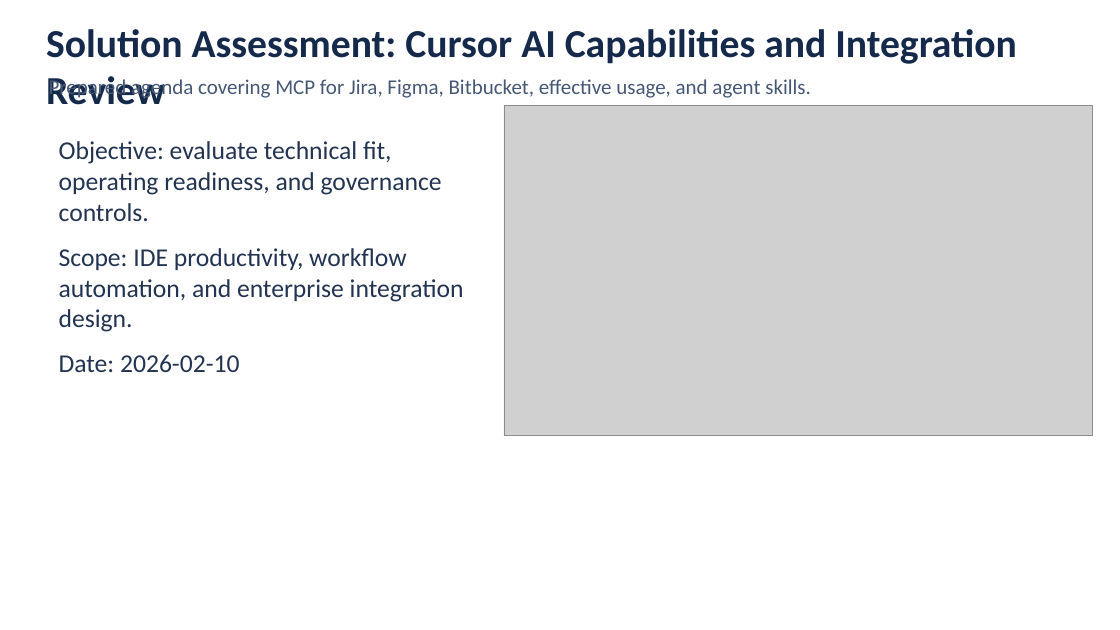
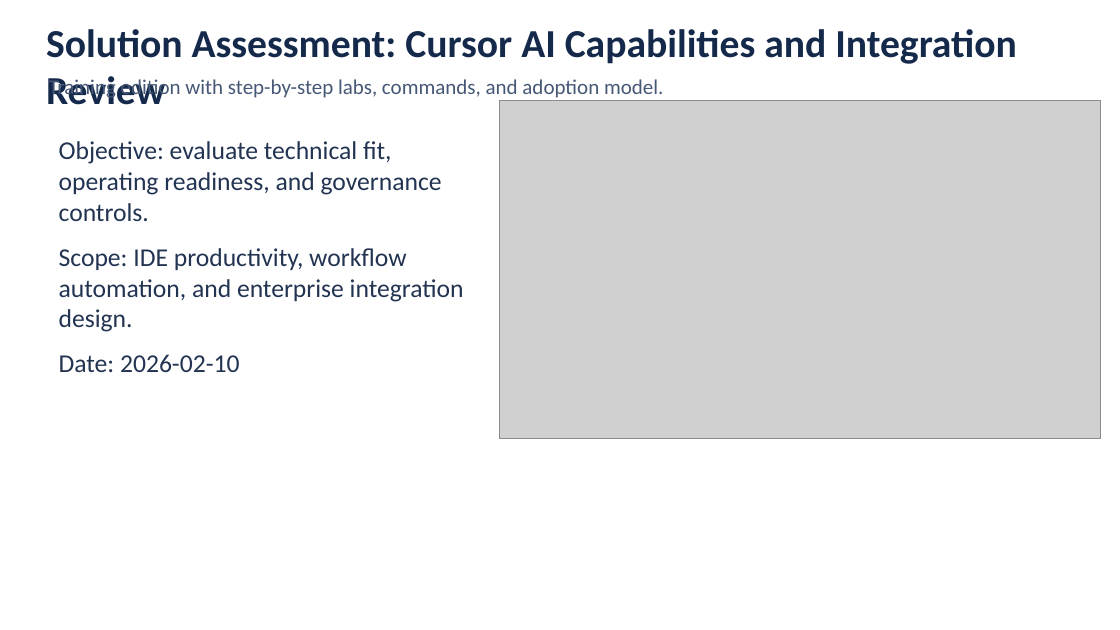
Before and after one commit to hassanahmedfoodservicesdirectunilever/cursor, a slide deck: slide 1 of Solution_Assessment_Cursor_AI_Capabilities_Integration_Review.pptx. Drawn at 1120x630 pixels with LibreOffice and Linux fonts; fonts in the diff are those of the drawing; grey boxes stand for pictures. Boxes give left, top, right and bottom in pixels: in the first picture for what was removed or moved away, otherwise in the second. Text is boxed around its words. In the diff, an @@ line names an element or a change of style, - is before the commit and + after.

```diff
--- a/Solution_Assessment_Cursor_AI_Capabilities_Integration_Review.pptx
+++ b/Solution_Assessment_Cursor_AI_Capabilities_Integration_Review.pptx
@@ text at box(49, 76, 663, 100): text changed @@
-Prepared agenda covering MCP for Jira, Figma, Bitbucket, effective usage, and agent skills.
+Training edition with step-by-step labs, commands, and adoption model.
@@ picture: place and size @@
-picture at box(504, 105, 1092, 436)
+picture at box(500, 101, 1101, 439)
```
Also in this commit, not shown: 11 other slides changed, 8 slides added, 13 other files.
